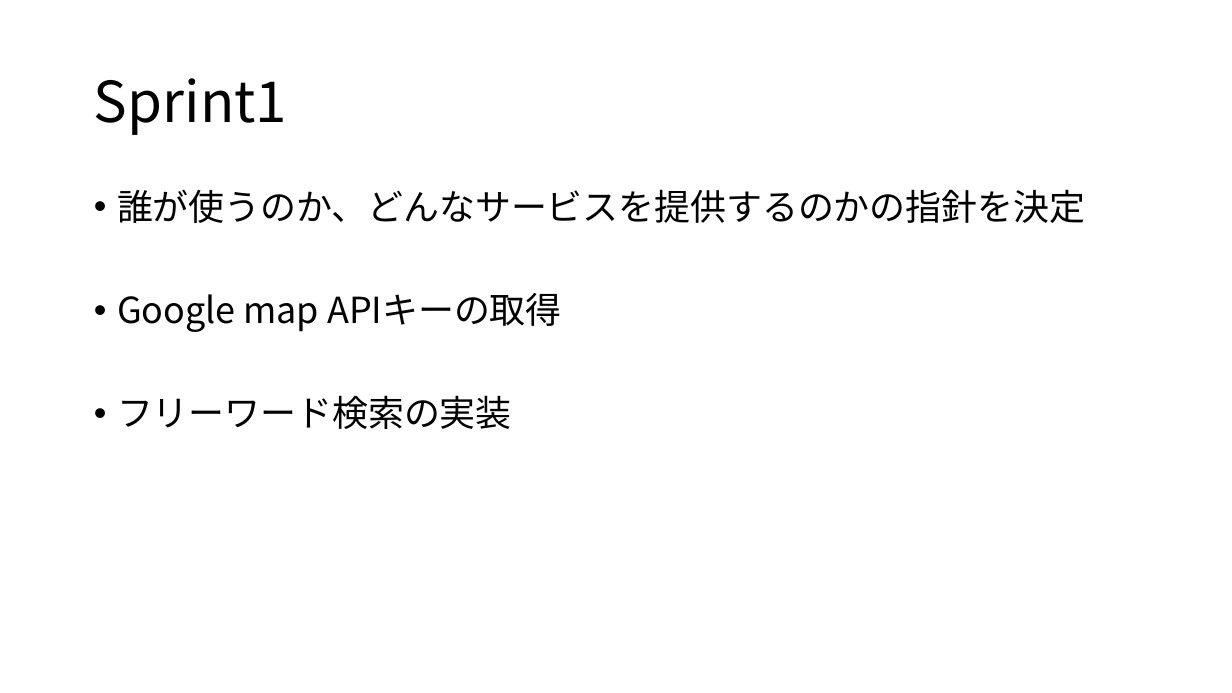
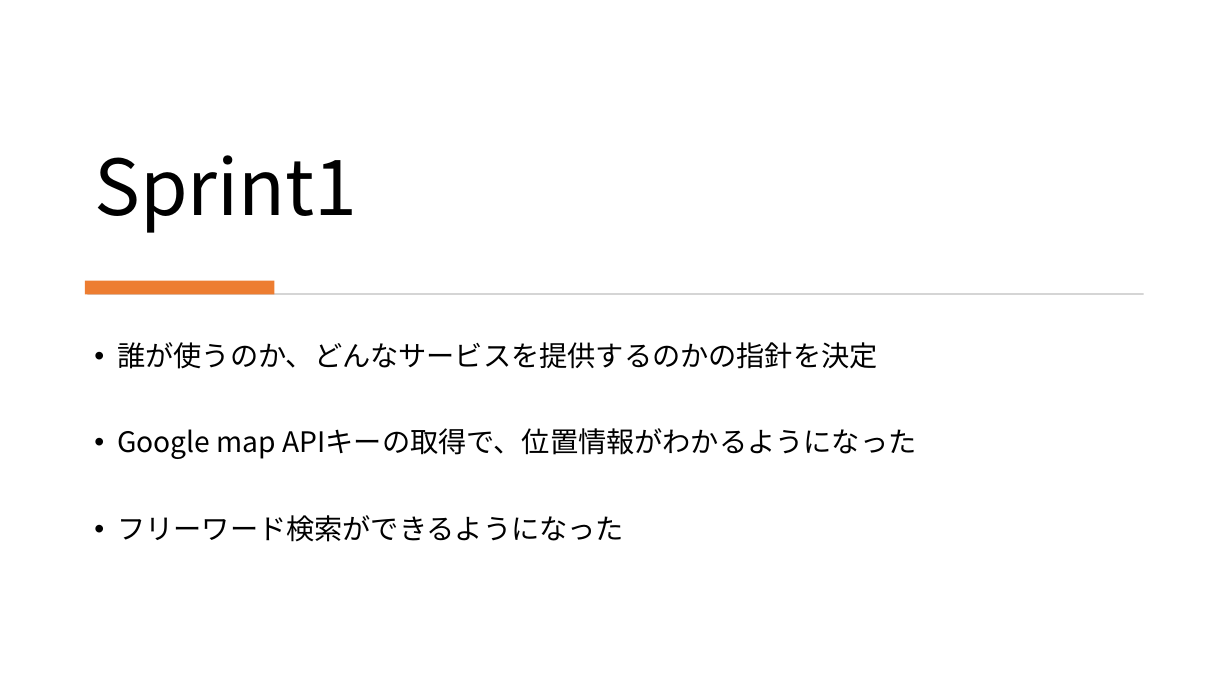
Before and after one commit to limich001/PlaySpace, a slide deck: slide 8 of プレゼンのやつ.pptx (slide 6 before the commit). Drawn at 1232x693 pixels with LibreOffice and Linux fonts; fonts in the diff are those of the drawing. Boxes give left, top, right and bottom in pixels: in the first picture for what was removed or moved away, otherwise in the second. Text is boxed around its words. In the diff, an @@ line names an element or a change of style, - is before the commit and + after.

```diff
--- a/プレゼンのやつ.pptx
+++ b/プレゼンのやつ.pptx
@@ title "Sprint1" at [94,155,357,233]: size 44 to 60 pt; vertical alignment middle to bottom @@
@@ rectangle added at [85,281,274,295], fill #ED7D31 @@
@@ rectangle added at [88,293,1144,295], fill #D5D5D5 @@
@@ text "誰が使うのか、どんなサービスを提供するのかの指針を決定": place and size @@
-text "誰が使うのか、どんなサービスを提供するのかの指針を決定" at [117,189,1085,429]
+text "誰が使うのか、どんなサービスを提供するのかの指針を決定" at [117,342,916,542]
@@ text at [117,342,877,369]: size 28 to 22 pt in "誰が使うのか、どんなサービスを提供するのかの指針を決定" @@
@@ text at [117,428,916,542]: text changed; size 28 to 22 pt @@
-• Google map APIキーの取得
-• フリーワード検索の実装
+• Google map APIキーの取得で、位置情報がわかるようになった
+• フリーワード検索ができるようになった
```
Also in this commit, not shown: 8 other slides changed, 3 slides added.
